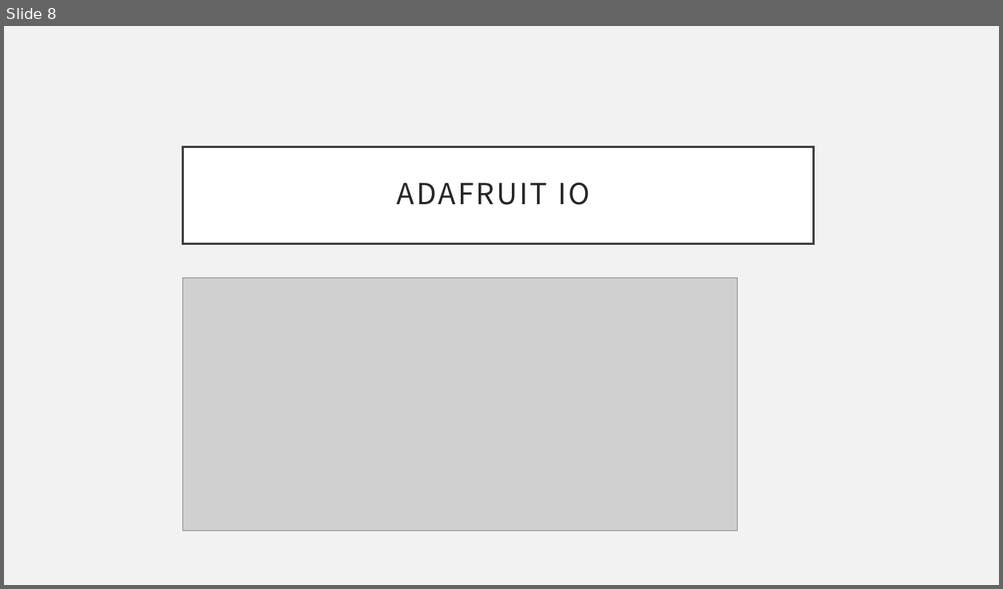
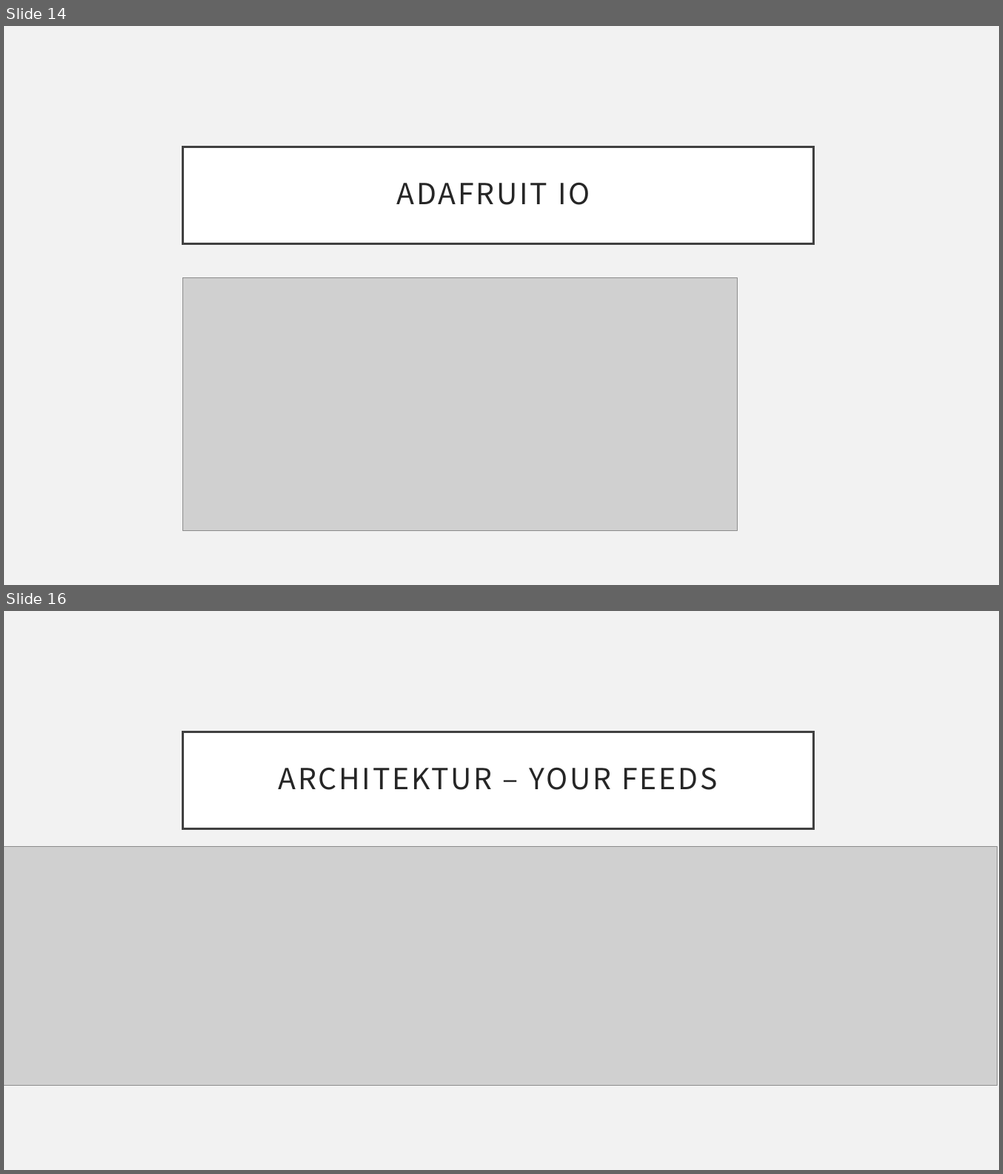
Before and after one commit to ProjektlaborEmbeddedSecurity/Presentation, a slide deck: PES.pptx. Shown one above the other, each under a label of ours: slide 8 before the commit, slides 14 and 16 after it; the slides between them are not shown. The pictures are 1003x589 and 1003x1174 pixels, drawn with LibreOffice and Linux fonts; fonts in the diff are those of the drawing; grey boxes stand for pictures; background and template pictures are left out. Boxes give left, top, right and bottom in pixels: in the first picture for what was removed or moved away, otherwise in the second. Text is boxed around its words. In the diff, an @@ line names an element or a change of style, - is before the commit and + after.

```diff
--- a/PES.pptx
+++ b/PES.pptx
@@ slide 16 added at [4, 611, 999, 1170], background #F2F2F2 @@
@@ title added at [182, 732, 813, 829], fill #FFFFFF, outline #404040 2.5 pt, 28 pt, text #262626 @@
+ARCHITEKTUR – YOUR FEEDS
@@ picture added at [4, 847, 997, 1085] @@
@@ what was slide 8 is now slide 14 @@
```
Also in this commit, not shown: 1 slide changed, 8 other slides added.
